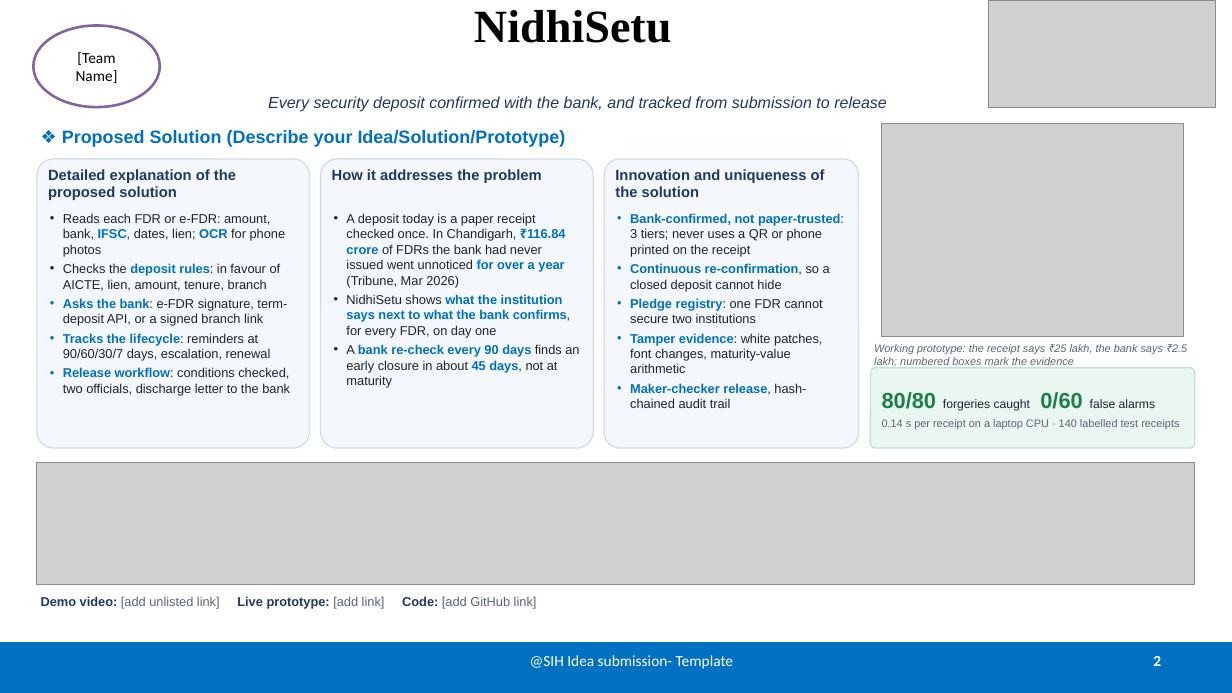
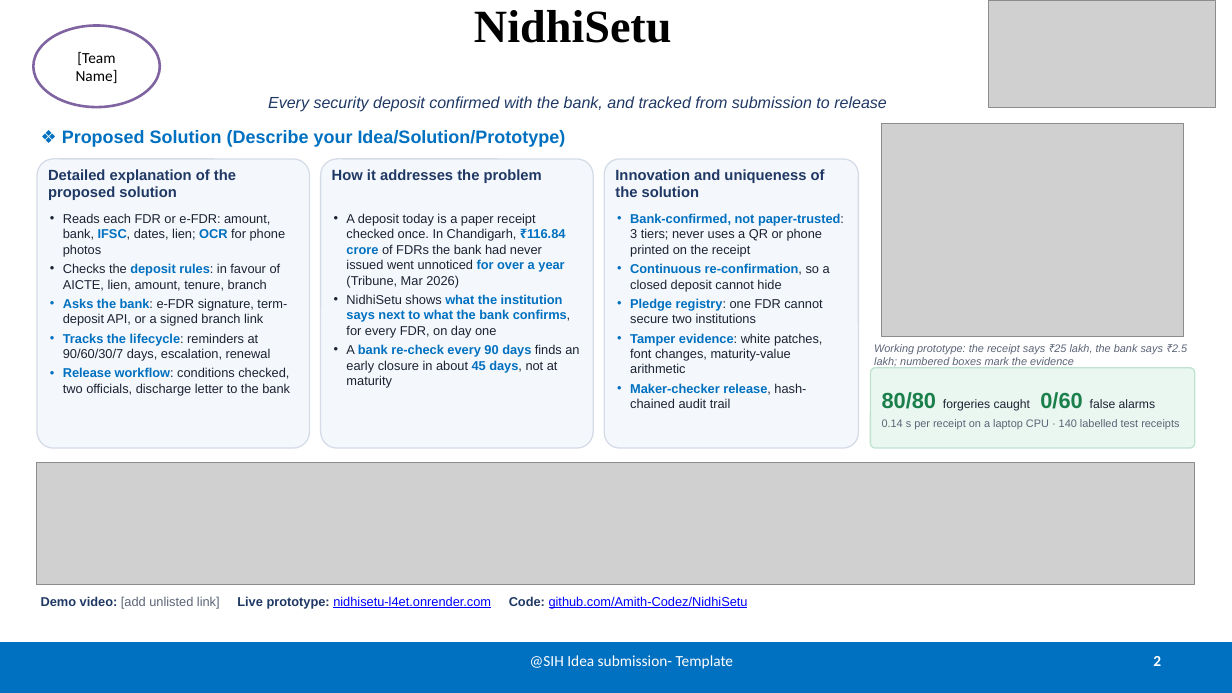
Before and after one commit to Amith-Codez/NidhiSetu, a slide deck: slide 2 of deck/NidhiSetu_SIH26265_Idea.pptx. Drawn at 1232x693 pixels with LibreOffice and Linux fonts; fonts in the diff are those of the drawing; grey boxes stand for pictures. Boxes give left, top, right and bottom in pixels: in the first picture for what was removed or moved away, otherwise in the second. Text is boxed around its words. In the diff, an @@ line names an element or a change of style, - is before the commit and + after.

```diff
--- a/deck/NidhiSetu_SIH26265_Idea.pptx
+++ b/deck/NidhiSetu_SIH26265_Idea.pptx
@@ text at (x1=41, y1=596, x2=748, y2=608): text changed; text colour #5B6476 to #0000FF @@
-Demo video: [add unlisted link] Live prototype: [add link] Code: [add GitHub link]
+Demo video: [add unlisted link] Live prototype: nidhisetu-l4et.onrender.com Code: github.com/Amith-Codez/NidhiSetu
```
Also in this commit, not shown: 3 other files.
